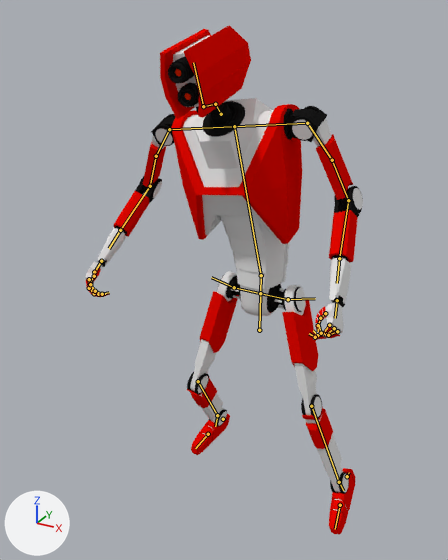
An edit to the Blender file Blender Model Source/weak_strafe_right.blend, drawn before and after from the same camera.
The view is the same before and after, from a 50 mm camera at (0.92, -1.911, 1.96) aimed at (-0.114, -0.032, 1.02). The lights are fixed; the arrows at lower left show +X, +Y and +Z. Both versions are drawn at frame 6 of the action 'ArmatureAction'; the numbers are the values there. The bones that bend it are drawn over the model as lines.
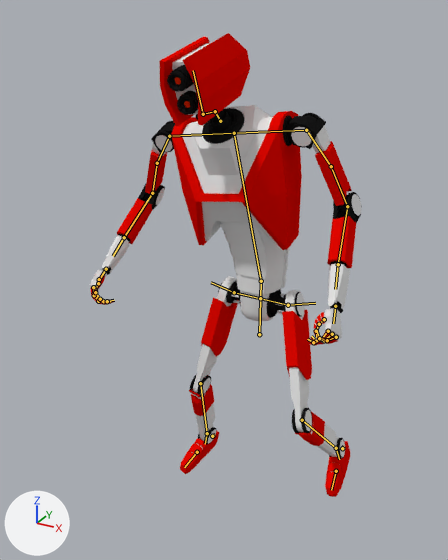
Scene script edits in JSON lines:
```json
{"block": "bone_dick", "where": "bone_dick = bpy.data.objects['Armature'].pose.bones['dick']"}
{"op": "set", "path": "bone_dick.location", "old": "(0.0, -0.024, 0.0)", "new": "(0.0, -0.046, 0.0)"}
{"block": "bone_hip_l", "where": "bone_hip_l = bpy.data.objects['Armature'].pose.bones['hip.l']  # child of 'dick'"}
{"op": "set", "path": "bone_hip_l.rotation_euler", "old": "(0.0, -0.105, 0.0)", "new": "(0.0, -0.401, 0.0)", "note": "degrees (0, -6, 0) -> degrees (0, -23, 0)"}
{"block": "bone_leg_tilt_l", "where": "bone_leg_tilt_l = bpy.data.objects['Armature'].pose.bones['leg_tilt.l']  # child of 'hip.l'"}
{"op": "set", "path": "bone_leg_tilt_l.rotation_euler", "old": "(0.262, 0.0349, 0.0)", "new": "(0.279, 0.0349, 0.0)", "note": "degrees (15, 2, 0) -> degrees (16, 2, 0)"}
{"block": "bone_knee_l", "where": "bone_knee_l = bpy.data.objects['Armature'].pose.bones['knee.l']  # child of 'leg_tilt.l'"}
{"op": "set", "path": "bone_knee_l.rotation_euler", "old": "(0.349, 0.0, 0.0)", "new": "(1.152, 0.0, 0.0)", "note": "degrees (20, 0, 0) -> degrees (66, 0, 0)"}
{"block": "bone_foot_l", "where": "bone_foot_l = bpy.data.objects['Armature'].pose.bones['foot.l']  # child of 'knee.l'"}
{"op": "set", "path": "bone_foot_l.rotation_euler", "old": "(-0.122, 0.0, 0.0)", "new": "(0.628, 0.0, 0.0)", "note": "degrees (-7, 0, 0) -> degrees (36, 0, 0)"}
{"block": "bone_shoulder_raise_r", "where": "bone_shoulder_raise_r = bpy.data.objects['Armature'].pose.bones['shoulder_raise.r']  # child of 'shoulder_rotate.r'"}
{"op": "set", "path": "bone_shoulder_raise_r.rotation_euler", "old": "(0.0, 0.0, 0.559)", "new": "(0.0, 0.0, 0.524)", "note": "degrees (0, 0, 32) -> degrees (0, 0, 30)"}
{"block": "bone_hip_r", "where": "bone_hip_r = bpy.data.objects['Armature'].pose.bones['hip.r']  # child of 'dick'"}
{"op": "set", "path": "bone_hip_r.rotation_euler", "old": "(0.0, 0.244, 0.0)", "new": "(0.0, 0.175, 0.0)", "note": "degrees (0, 14, 0) -> degrees (0, 10, 0)"}
{"block": "bone_leg_tilt_r", "where": "bone_leg_tilt_r = bpy.data.objects['Armature'].pose.bones['leg_tilt.r']  # child of 'hip.r'"}
{"op": "set", "path": "bone_leg_tilt_r.rotation_euler", "old": "(0.175, 0.0, 0.0)", "new": "(0.192, 0.0, 0.0)", "note": "degrees (10, 0, 0) -> degrees (11, 0, 0)"}
{"block": "bone_knee_r", "where": "bone_knee_r = bpy.data.objects['Armature'].pose.bones['knee.r']  # child of 'leg_tilt.r'"}
{"op": "set", "path": "bone_knee_r.rotation_euler", "old": "(0.89, 0.0, 0.0)", "new": "(0.593, 0.0, 0.0)", "note": "degrees (51, 0, 0) -> degrees (34, 0, 0)"}
{"block": "bone_foot_r", "where": "bone_foot_r = bpy.data.objects['Armature'].pose.bones['foot.r']  # child of 'knee.r'"}
{"op": "set", "path": "bone_foot_r.rotation_euler", "old": "(0.663, 0.0, 0.0)", "new": "(0.419, 0.0, 0.0)", "note": "degrees (38, 0, 0) -> degrees (24, 0, 0)"}
```

Location of each change, [x1, y1, x2, y2] in pixels of the pictures (448 x 560 px):
```json
{"object": "Cube", "change": "posed", "before": [85, 25, 363, 534], "after": [90, 33, 362, 497], "on screen": "9% shorter"}
{"bone": "dick", "before": "(259, 330) to (260, 293)", "after": "(259, 334) to (260, 298)"}
{"bone": "hip.l", "before": "(260, 293) to (288, 299)", "after": "(260, 298) to (288, 305)"}
{"bone": "leg_tilt.l", "before": "(288, 299) to (315, 298)", "after": "(288, 305) to (315, 303)"}
{"bone": "knee.l", "before": "(311, 406) to (339, 482)", "after": "(302, 420) to (336, 448)"}
{"bone": "foot.l", "before": "(339, 482) to (343, 490)", "after": "(336, 448) to (339, 459)"}
{"bone": "shoulder_raise.r", "before": "(169, 129) to (156, 156)", "after": "(169, 136) to (157, 163)"}
{"bone": "hip.r", "before": "(260, 293) to (234, 287)", "after": "(260, 298) to (234, 292)"}
{"bone": "leg_tilt.r", "before": "(234, 287) to (211, 277)", "after": "(234, 292) to (211, 282)"}
{"bone": "knee.r", "before": "(198, 381) to (217, 415)", "after": "(200, 383) to (207, 433)"}
{"bone": "foot.r", "before": "(217, 415) to (215, 426)", "after": "(207, 433) to (205, 444)"}
```
